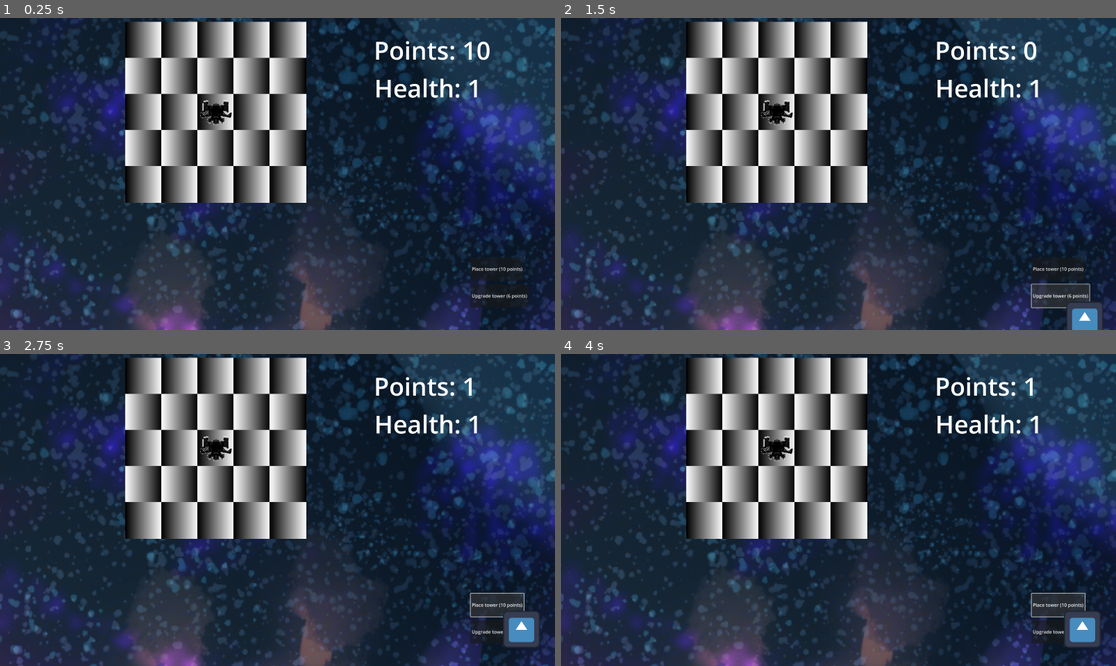
Above: before the commit, frames 1-4 (two rows, left to right).
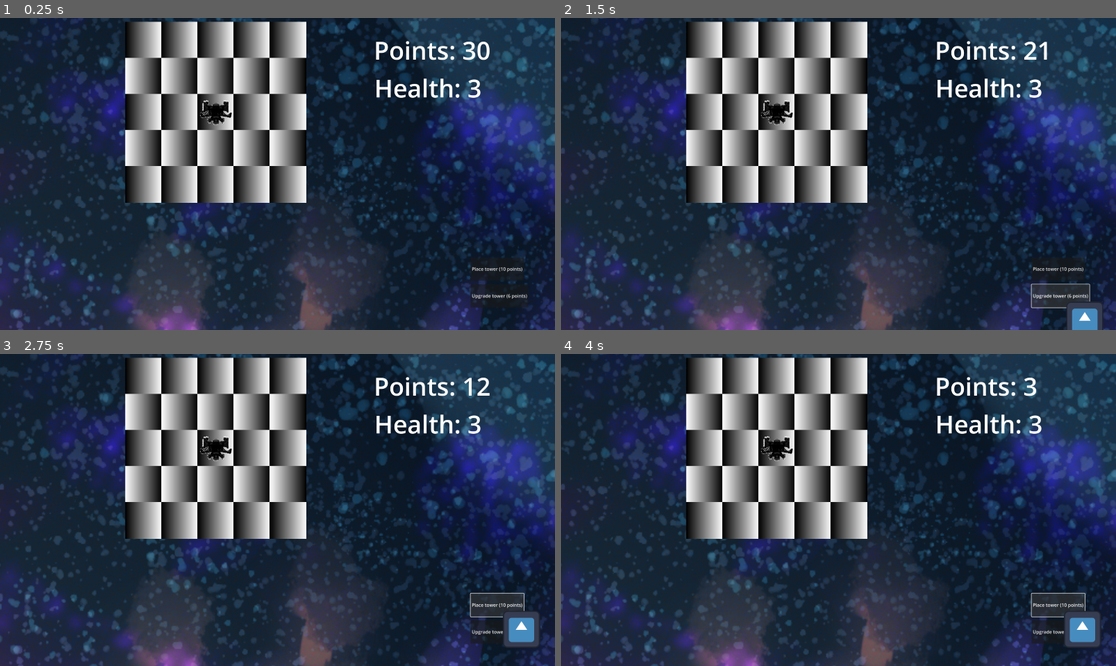
Above: after the commit, the same moments.

Repository: ReneeIbeji/GMTK2024
Game: Godot game, scene res://scenes/GameSystems/Game.tscn
Same seed, same stepped clock (60 frames per second), same inputs: the game is played once before the commit and once after it. The engine's default icon, where the game draws it, is replaced by a stand-in: a white triangle on a blue panel in a dark square.
Inputs:
- Up to frame 1 (0.25 s): no input
- Up to frame 2 (1.5 s): click "Place tower (10 points)" at 0.5 s; click "Upgrade tower (6 points)" at 1.25 s
- Up to frame 3 (2.75 s): click "Place tower (10 points)" at 2 s
- Up to frame 4 (4 s): click "Upgrade tower (6 points)" at 2.75 s; click "Place tower (10 points)" at 3.5 s

The runs differ from the first frame. In frame 1, 0.2% of the frame differs, in the area x 83-87%, y 7-26%; in frame 2, 0.2%, in the area x 83-88%, y 7-26%; in frame 3, 0.1%; in frame 4, 0.2%.

Commit message:
chore: Add game over functionality and update tower projectile behavior

Diff:
--- a/source/scenes/Enemies/enemy.gd
+++ b/source/scenes/Enemies/enemy.gd
@@ -25,7 +25,6 @@
 	look_at(targetLocation)
 
 func continueMoving(row : int, column : int) -> void:
-	print("continue moving")
 	if gameItemToAttackQueue.is_empty():
 		stopped = false
 		gameItemToAttack = null
@@ -41,7 +40,6 @@
 
 func _on_body_entered(body:Node2D) -> void:
 
-	print("area entered")
 	if body.is_in_group("ship"):
 		hitShip.emit(self)
 		queue_free()
--- a/source/scenes/GameItems/GameItem.gd
+++ b/source/scenes/GameItems/GameItem.gd
@@ -33,3 +33,6 @@
 
 func degrade() -> void:
     pass
+
+func gameOver() -> void:
+    queue_free()
--- a/source/scenes/GameItems/tower/tower.gd
+++ b/source/scenes/GameItems/tower/tower.gd
@@ -13,6 +13,8 @@
 # Called every frame. 'delta' is the elapsed time since the previous frame.
 func _process(delta: float) -> void:
 
+
+
 	if !currentAttackTargets.is_empty():
 		timeLeftToAttack -= delta
 		if timeLeftToAttack <= 0:
@@ -23,12 +25,16 @@
 		if position.distance_to(enemy.position) < attackDistance:
 			if currentAttackTargets.is_empty():
 				timeLeftToAttack = 0
-			if !currentAttackTargets.has(enemy):
+			if enemy not in currentAttackTargets:
+				print("new enemy in range")
 				currentAttackTargets.append(enemy)
 				enemy.enemyDied.connect(removeDeadEnemyFromTargets)
 				enemy.hitShip.connect(removeDeadEnemyFromTargets)
 		else:
-			currentAttackTargets.erase(enemy)
+			if currentAttackTargets.has(enemy):
+				currentAttackTargets.erase(enemy)
+				enemy.enemyDied.disconnect(removeDeadEnemyFromTargets)
+				enemy.hitShip.disconnect(removeDeadEnemyFromTargets)
 
 
 func doAttack() -> void:
@@ -36,8 +42,14 @@
 	var projectileNode : Node2D = projectileScene.instantiate()
 	projectileNode.position = position
 	projectileNode.targetEnemy = attackTarget
-	projectileNode.attackStrength = attackStrength
+	if currentlyUpgraded:
+		projectileNode.attackStrength = attackStrength * 3
+	else:
+		projectileNode.attackStrength = attackStrength
 	add_sibling(projectileNode)
+
+func upgrade() -> void:
+	health = maxHealth
 
 func removeDeadEnemyFromTargets(enemy : Enemy) -> void:
 	currentAttackTargets.erase(enemy)
--- a/source/scenes/GameItems/tower/tower_projectile.gd
+++ b/source/scenes/GameItems/tower/tower_projectile.gd
@@ -7,11 +7,16 @@
 
 # Called when the node enters the scene tree for the first time.
 func _ready() -> void:
+	if targetEnemy == null:
+		return
 	targetEnemy.enemyDied.connect(whenTargetDestroyed)
+	targetEnemy.hitShip.connect(whenTargetDestroyed)
 
 
 # Called every frame. 'delta' is the elapsed time since the previous frame.
 func _process(delta: float) -> void:
+	if targetEnemy == null:
+		whenTargetDestroyed(null)
 	targetPosition = targetEnemy.global_position
 
 	global_position = global_position.move_toward(targetPosition, speed * delta)
--- a/source/scenes/GameSystems/Game.tscn
+++ b/source/scenes/GameSystems/Game.tscn
@@ -1,13 +1,35 @@
-[gd_scene load_steps=11 format=3 uid="uid://6jsylcsnrfd3"]
+[gd_scene load_steps=15 format=3 uid="uid://6jsylcsnrfd3"]
 
 [ext_resource type="Script" path="res://scenes/GameSystems/game.gd" id="1_hq07i"]
 [ext_resource type="PackedScene" uid="uid://bh2ag2wclw6d3" path="res://scenes/GameSystems/Grid/baseGrid.tscn" id="1_xekyy"]
 [ext_resource type="Resource" uid="uid://dm06nnyg7btjb" path="res://scenes/GameItems/tower/tower.tres" id="2_05a0s"]
+[ext_resource type="Script" path="res://scenes/GameSystems/waveStateResource.gd" id="2_brthk"]
 [ext_resource type="PackedScene" uid="uid://b7kexp01iv2h7" path="res://scenes/Enemies/Enemy.tscn" id="2_e1iwy"]
 [ext_resource type="Texture2D" uid="uid://bvjhmfndnxypv" path="res://icon.svg" id="3_a74vq"]
 [ext_resource type="PackedScene" uid="uid://cawt67enk7m2q" path="res://scenes/GameSystems/main_camera.tscn" id="3_gbh75"]
 [ext_resource type="Resource" uid="uid://dnjuk0rta3l5f" path="res://scenes/GameItems/ship/MainShip.tres" id="5_grmce"]
 [ext_resource type="Texture2D" uid="uid://cygecaoaupx8s" path="res://assets/SpaceBackground.png" id="5_wkr63"]
+
+[sub_resource type="Resource" id="Resource_fv8j4"]
+script = ExtResource("2_brthk")
+timePassed = 0
+timeBetweenWaves = 10
+minEnemysInRound = 1
+maxEnemysInRound = 1
+
+[sub_resource type="Resource" id="Resource_ynnpb"]
+script = ExtResource("2_brthk")
+timePassed = 20
+timeBetweenWaves = 10
+minEnemysInRound = 1
+maxEnemysInRound = 3
+
+[sub_resource type="Resource" id="Resource_xnym2"]
+script = ExtResource("2_brthk")
+timePassed = 40
+timeBetweenWaves = 10
+minEnemysInRound = 2
+maxEnemysInRound = 5
 
 [sub_resource type="LabelSettings" id="LabelSettings_mt5qt"]
 font_size = 86
@@ -20,10 +42,12 @@
 
 [node name="Game" type="Node2D"]
 script = ExtResource("1_hq07i")
+waveStates = Array[ExtResource("2_brthk")]([SubResource("Resource_fv8j4"), SubResource("Resource_ynnpb"), SubResource("Resource_xnym2")])
 EnemyScene = ExtResource("2_e1iwy")
 upgradeMouseIcon = ExtResource("3_a74vq")
-maxShipHealth = 1
-numberOfSecondsPerPoint = 2
+maxShipHealth = 3
+startPointsNumber = 30
+numberOfSecondsPerPoint = 1
 testPlaceableItem = ExtResource("2_05a0s")
 
 [node name="Parallax2D" type="Parallax2D" parent="."]
--- a/source/scenes/GameSystems/Grid/base_grid.gd
+++ b/source/scenes/GameSystems/Grid/base_grid.gd
@@ -92,29 +92,91 @@
 
 func powerdown_item_on_grid(row : int, column : int) -> void:
 	var gameItem : GameItem = get_item_on_grid(row, column)
+	if gameItem.is_queued_for_deletion():
+		return
+	if gameItem == null:
+		return
+
 	gameItem.degrade()
 	gameItem.currentlyUpgraded = false
 	set_scale_of_item(row, column, 1)
 
 func set_scale_of_item(row : int, column : int, itemScale : int) -> bool:
 	var gameItem : GameItem = get_item_on_grid(row, column)
+	var scaleCorner : Vector2 = get_valid_scale_pos(row, column, itemScale)
 
-	if (row + itemScale - 1 >= gridRowsCount) || (column + itemScale - 1 >= gridColumnsCount):
+	if itemScale == 1:
+		gameItem.position = get_cell_position(row,column)
+		gameItem.scale = Vector2(1,1)
+		for y in range(0, gridRowsCount):
+			for x in range(0, gridColumnsCount):
+				if get_item_on_grid(y,x) != gameItem:
+					continue
+				if x == gameItem.gridColumn && y == gameItem.gridRow:
+					continue
+				gridCellsContents[y][x] = null
+		return true
+
+
+	if scaleCorner == Vector2(-1, -1):
 		return false
+
+	print(scaleCorner)
+	for y in range(scaleCorner.y, scaleCorner.y + itemScale):
+		for x in range(scaleCorner.x, scaleCorner.x + itemScale):
+			print(Vector2(x,y))
+			gridCellsContents[x][y] = gameItem
+
+	gameItem.position = get_cell_position(scaleCorner.x,scaleCorner.y)
+	gameItem.scale = Vector2(itemScale,itemScale)
+	gameItem.position += Vector2(125 * (itemScale - 2) + 62.5, 125 * (itemScale - 2) + 62.5)
+
+	return true
+
+func get_valid_scale_pos(row : int, column : int, itemScale : int) -> Vector2:
+
+	var gameItem : GameItem = get_item_on_grid(row, column)
+
+	# middle check
+	if check_scale_pos(row,column,itemScale,gameItem):
+		return Vector2(row,column)
+	# top left
+	if check_scale_pos(row - itemScale + 1,column - itemScale + 1,itemScale,gameItem):
+		return Vector2(row - itemScale + 1,column - itemScale + 1)
+
+	# top middle
+	if check_scale_pos(row - itemScale + 1,column,itemScale,gameItem):
+		return Vector2(row - itemScale + 1,column)
+
+	# middle left
+	if check_scale_pos(row,column - itemScale + 1,itemScale,gameItem):
+		return Vector2(row,column - itemScale + 1)
+
+
+	return Vector2(-1,-1)
+
+
+func check_scale_pos(row : int, column : int, itemScale : int, gameItem : GameItem) -> bool:
+
+
+	if row < 0 || column < 0:
+		return false
+
+	print(column + itemScale - 1)
+	print(gridColumnsCount)
+	if (row + itemScale - 1 >= gridRowsCount) || (column + itemScale - 1 >= gridColumnsCount) :
+		return false
+
 
 	for x in range(column, column + itemScale):
 		for y in range(row, row + itemScale):
-			if x == column && y == row:
+			if x == gameItem.gridColumn && y == gameItem.gridRow:
 				continue
 
 			if get_item_on_grid(y,x) != null:
 				return false
 
-	gameItem.scale = Vector2(itemScale,itemScale)
-	gameItem.position += Vector2(125 * (itemScale - 2) + 62.5, 125 * (itemScale - 2) + 62.5)
-
 	return true
-
 
 
 func get_item_on_grid(row : int, column : int) -> GameItem:
--- a/source/scenes/GameSystems/game.gd
+++ b/source/scenes/GameSystems/game.gd
@@ -9,6 +9,7 @@
 signal gameover()
 var  gameRunning : bool
 
+@export var waveStates : Array[WaveState]
 @export var EnemyScene : PackedScene
 @export var upgradeMouseIcon : CompressedTexture2D
 
@@ -16,8 +17,10 @@
 var pointCount : int
 
 @export var maxShipHealth : int
+@export var startPointsNumber : int
 @export var numberOfSecondsPerPoint : int
 
+var currentTimeBetweenWaves : int
 
 var currentHandState : mouseState
 
@@ -30,6 +33,8 @@
 
 var mouseOnCell : bool
 var cellMouseOn : Vector2
+var gameRunTimer : float
+
 
 @export var testPlaceableItem : placeableItem
 # Called when the node enters the scene tree for the first time.
@@ -37,7 +42,7 @@
 	gameRunning = true
 	gameover.connect(whenGameOver)
 	shipHealth = maxShipHealth
-	pointCount = 10
+	pointCount = startPointsNumber
 	currentHandState = mouseState.None
 
 	get_tree().create_timer(numberOfSecondsPerPoint).timeout.connect(accumulatePoints)
@@ -46,17 +51,17 @@
 
 	itemInHandSprite = TextureRect.new()
 	$UI.add_child(itemInHandSprite)
-	spawn_enemy()
-
+	spawn_enemy_wave()
 
 # Called every frame. 'delta' is the elapsed time since the previous frame.
 func _process(delta: float) -> void:
+	gameRunTimer += delta
 	$UI/Health.text = "Health: " + str(shipHealth)
 	$UI/Points.text = "Points: " + str(pointCount)
+
 	if currentHandState != mouseState.None:
 		itemInHandSprite.position = get_viewport().get_mouse_position() + Vector2(20,20)
 	if gameRunning:
-
 		if mouseOnCell:
 			if Input.is_action_just_pressed("ACTION_ClickOnGridCell") && currentHandState == mouseState.Item:
 				var result : bool = GlobalNodes.baseGridNode.place_item_on_grid(cellMouseOn.x, cellMouseOn.y, currentPlacingItem)
@@ -74,6 +79,18 @@
 		enemy.queue_free()
 
 
+	enemysInPlay.clear()
+
+func getCurrentWaveState() -> WaveState:
+	var lastWaveState = waveStates[0]
+
+	for i in range(1,waveStates.size()):
+		if waveStates[i].timePassed > gameRunTimer:
+			return lastWaveState
+		lastWaveState = waveStates[i]
+
+	return lastWaveState
+
 func spawn_enemy() -> void:
 	$EnemySpawnPoints/SpawnPoint.progress_ratio = randf()
 	var enemySpawnPoint : Vector2 = $EnemySpawnPoints/SpawnPoint.position
@@ -84,9 +101,18 @@
 	tempEnemyNode.health = tempEnemyNode.maxHealth
 	tempEnemyNode.enemyDied.connect(remove_enemy)
 	tempEnemyNode.hitShip.connect(shipHit)
+	var callable : Callable = Callable(tempEnemyNode, "gameOver")
+	gameover.connect(callable)
 
 	add_child(tempEnemyNode)
 	enemysInPlay.append(tempEnemyNode)
+
+func spawn_enemy_wave() -> void:
+	if gameRunning:
+		var enemyNum = randi_range(getCurrentWaveState().minEnemysInRound,getCurrentWaveState().maxEnemysInRound)
+		for i in range(enemyNum):
+			spawn_enemy()
+		get_tree().create_timer(getCurrentWaveState().timeBetweenWaves).timeout.connect(spawn_enemy_wave)
 
 
 func shipHit(enemy : Enemy) -> void:
--- /dev/null
+++ b/source/scenes/GameSystems/waveStateResource.gd
@@ -0,0 +1,7 @@
+class_name  WaveState
+extends Resource
+
+@export var timePassed : int
+@export var timeBetweenWaves : int
+@export var minEnemysInRound : int
+@export var maxEnemysInRound : int
Binary file removed: source/scenes/GameItems/tower/SpaceBackground.png
Not shown, removed: source/scenes/GameItems/tower/SpaceBackground.png.import
